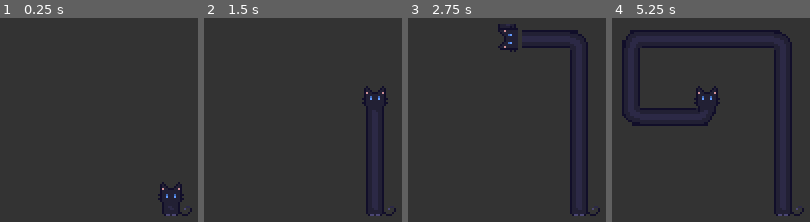
Above: before the commit, frames 1-4 (left to right).
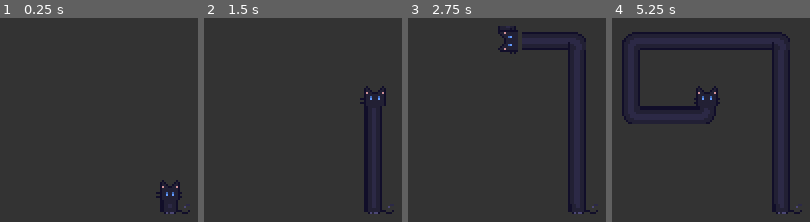
Above: after the commit, the same moments.

Repository: RecorderYvaine/loooong_cat
Game: Godot game, scene res://src/Main.tscn
Same seed, same stepped clock (60 frames per second), same inputs: the game is played once before the commit and once after it.
Inputs:
- Up to frame 1 (0.25 s): no input
- Up to frame 2 (1.5 s): tap Enter at 0.5 s; hold Up (ui_up) from 0.53 s (still down)
- Up to frame 3 (2.75 s): release Up (ui_up) at 2.03 s; hold Left (ui_left) from 2.03 s (still down)
- Up to frame 4 (5.25 s): release Left (ui_left) at 3.53 s; hold Down (ui_down) 3.53-4.28 s; hold Right (ui_right) 4.28-5.03 s; hold Up (ui_up) from 5.03 s (still down)

The runs differ from the first frame. In frame 1, 0.7% of the frame differs, in the area x 78-97%, y 79-98%; in frame 2, 1.3%; in frame 3, 2.7%; in frame 4, 4.1%, in the area x 6-97%, y 5-98%.

Commit message:
fix: disable 2d pixel snapping to perfectly resolve odd-width pixel distortion and segment shifting

Diff:
--- a/project.godot
+++ b/project.godot
@@ -26,5 +26,5 @@
 [rendering]
 
 textures/canvas_textures/default_texture_filter=0
-2d/snap/snap_2d_transforms_to_pixel=true
-2d/snap/snap_2d_vertices_to_pixel=true
+2d/snap/snap_2d_transforms_to_pixel=false
+2d/snap/snap_2d_vertices_to_pixel=false
